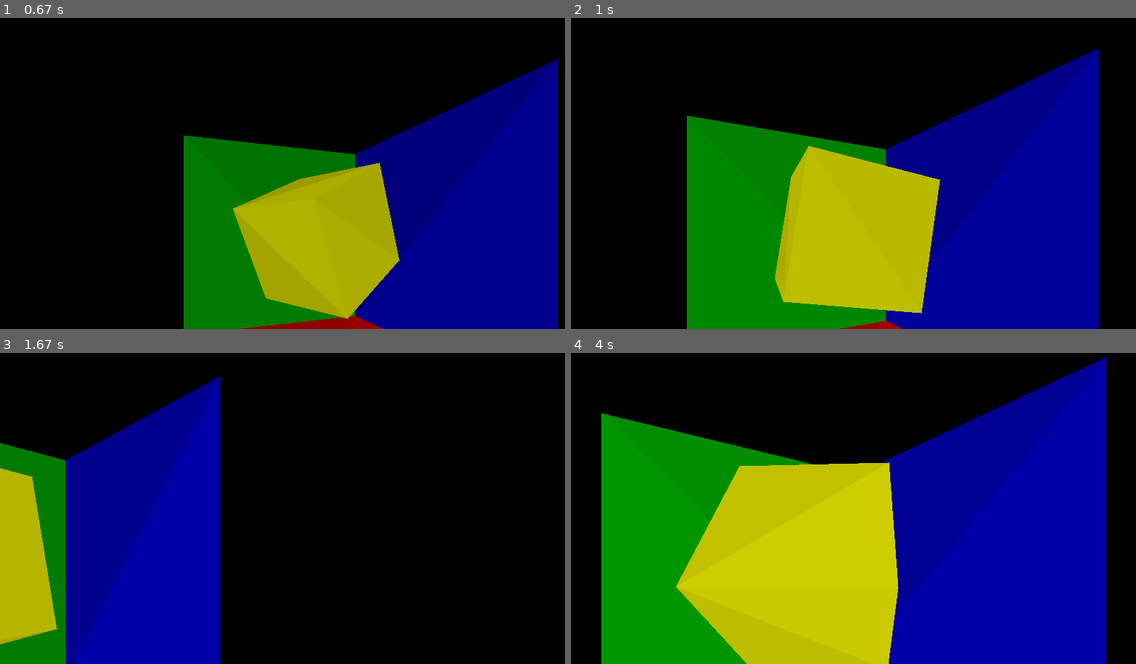
Above: before the commit, frames 1-4 (two rows, left to right).
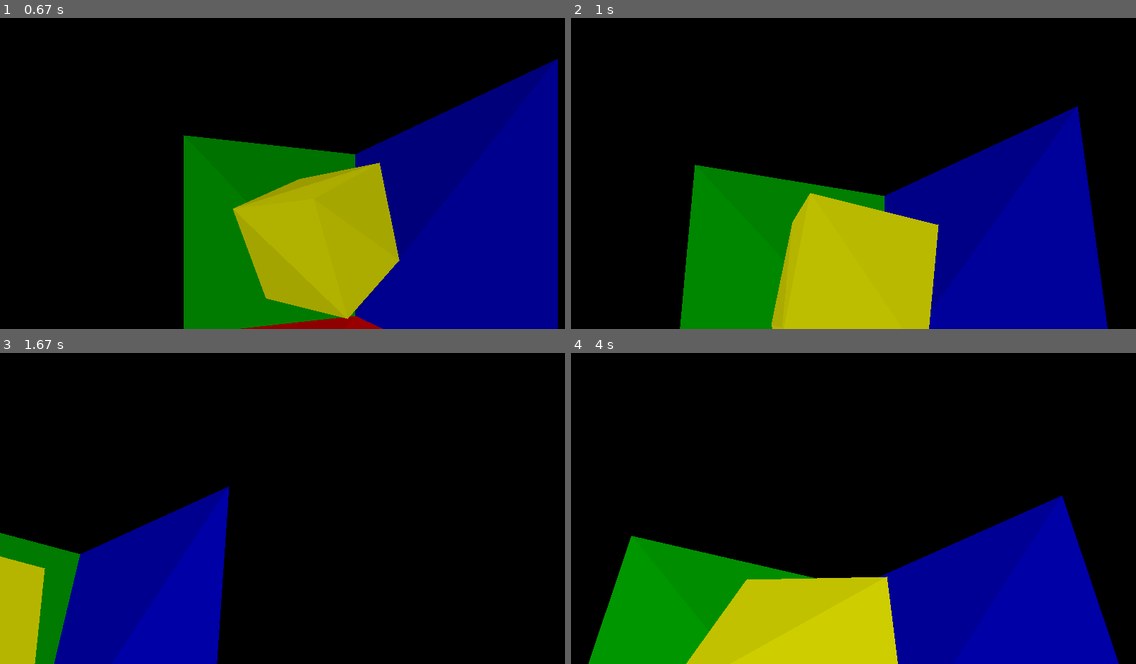
Above: after the commit, the same moments.

Repository: JasperLeu/3D-Pygame-Renderer
Game: pygame game, started from main.py
The game is run twice, just before and just after one commit, with the same random seed, the same clock (stepped at 60 frames per second) and the same inputs.
Inputs:
- Up to frame 1 (0.67 s): hold Right from 0.33 s (still down)
- Up to frame 2 (1 s): release Right at 0.8 s; hold Up from 0.83 s (still down); hold W from 0.83 s (still down)
- Up to frame 3 (1.67 s): release Up at 1.13 s; release W at 1.13 s; hold Right 1.17-1.63 s; hold D 1.17-1.63 s
- Up to frame 4 (4 s): hold Left 1.67-2.2 s; hold A 1.67-2.2 s; hold Down 2.23-2.53 s; hold S 2.23-2.53 s; hold Left 2.57-2.97 s; hold A 2.57-2.97 s; hold Up 3-3.37 s; hold W 3-3.37 s; hold Right from 3.4 s (still down); hold D from 3.4 s (still down)

Frame 1 is identical in both runs. In frame 2, 17% of the frame differs, in the area x 19-95%, y 9-100%; in frame 3, 20%; in frame 4, 39%, in the area x 3-97%, y 1-100%.

Commit message:
Add files via upload

Diff:
--- a/Repsaj2.py
+++ b/Repsaj2.py
@@ -100,15 +100,15 @@
 
         # Camera Looking
         lookSpeed = lookSens / FPS
-        # if self.upArrow and self.rotation[0] < 75:
-        #     self.rotation[0] += lookSpeed
-        # if self.downArrow and self.rotation[0] > -75:   *** fix when get smart ***
-        #     self.rotation[0] -= lookSpeed
+        if self.upArrow:
+            self.rotation[0] -= lookSpeed
+        if self.downArrow:
+            self.rotation[0] += lookSpeed
         if self.rightArrow:
             self.rotation[1] += lookSpeed
         if self.leftArrow:
             self.rotation[1] -= lookSpeed
-        self.rotation[1] %= 360
+        self.rotation = [r % 360 for r in self.rotation]
 
 
 # --- BASIC FUNCTIONS ---
@@ -125,17 +125,24 @@
         diff *= -1
     return diff
 
-def rotatePos(position, rotation):
+def rotatePos(position, rotation, order=None):
+    order = [0, 1, 2] if order is None else order
     xRot, yRot, zRot = [math.radians(i) for i in rotation]
-    rot1 = np.dot(([1, 0, 0],
-               [0, math.cos(xRot), -math.sin(xRot)],
-               [0, math.sin(xRot), math.cos(xRot)]), position)
-    rot2 = np.dot(([math.cos(yRot), 0, math.sin(yRot)],
-                   [0, 1, 0],
-                   [-math.sin(yRot), 0, math.cos(yRot)]), rot1)
-    return(np.dot(([math.cos(zRot), -math.sin(zRot), 0],
-                  [math.sin(zRot), math.cos(zRot), 0],
-                   [0, 0, 1]), rot2))
+    for r in order:
+        if r == 0:
+            position = np.dot(([1, 0, 0],
+                       [0, math.cos(xRot), -math.sin(xRot)],
+                       [0, math.sin(xRot), math.cos(xRot)]), position)
+        elif r == 1:
+            position = np.dot(([math.cos(yRot), 0, math.sin(yRot)],
+                       [0, 1, 0],
+                       [-math.sin(yRot), 0, math.cos(yRot)]), position)
+        elif r == 2:
+            position = np.dot(([math.cos(zRot), -math.sin(zRot), 0],
+                      [math.sin(zRot), math.cos(zRot), 0],
+                      [0, 0, 1]), position)
+    return position
+
 
 #               ------ OBJECTS AND RENDERING------
 objects = []
@@ -155,7 +162,7 @@
         transformedVerts = [rotatePos(i, self.rotation) for i in self.vertices]
         for i, v in enumerate(transformedVerts):
             newPos = [v[p] + self.pos[p] - player.position[p] for p in range(3)]
-            newPos = rotatePos(newPos, [-r for r in player.rotation])
+            newPos = rotatePos(newPos, [-r for r in player.rotation], [2, 1, 0])
             if newPos[2] > 0:
                 self.screenPts[i][0] = (newPos[0]/newPos[2]/ratio+1) * SCREEN_WIDTH / 2
                 self.screenPts[i][1] = (-newPos[1]/newPos[2]/ratio+1) * SCREEN_WIDTH / 2
